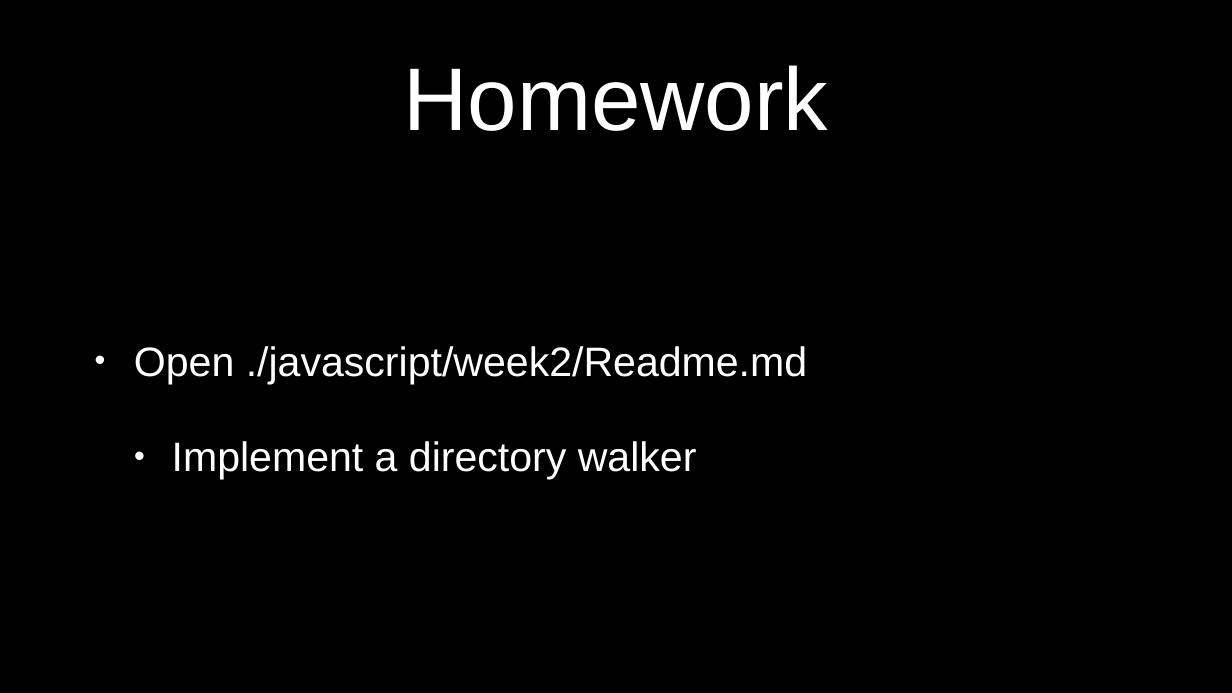
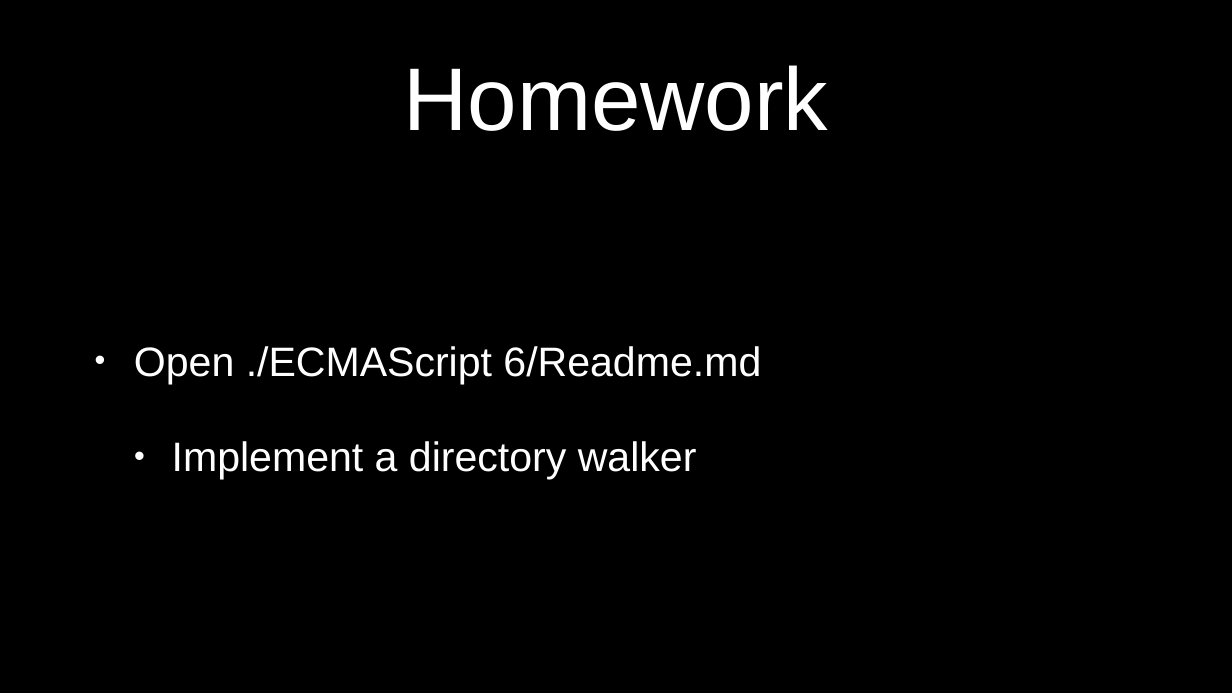
Before and after one commit to petereijgermans11/frontend-cursus, a slide deck: slide 39 of frontend-cursus/ 4 - ECMAScript 6 node-browser.pptx. Drawn at 1232x693 pixels with LibreOffice and Linux fonts; fonts in the diff are those of the drawing. Boxes give left, top, right and bottom in pixels: in the first picture for what was removed or moved away, otherwise in the second. Text is boxed around its words. In the diff, an @@ line names an element or a change of style, - is before the commit and + after.

```diff
--- a/frontend-cursus/ 4 - ECMAScript 6 node-browser.pptx
+++ b/frontend-cursus/ 4 - ECMAScript 6 node-browser.pptx
@@ text at (x1=134, y1=346, x2=761, y2=384): text changed @@
-• Open ./javascript/week2/Readme.md
+• Open ./ECMAScript 6/Readme.md
```
Also in this commit, not shown: 1 other slide changed, 10 other files.
